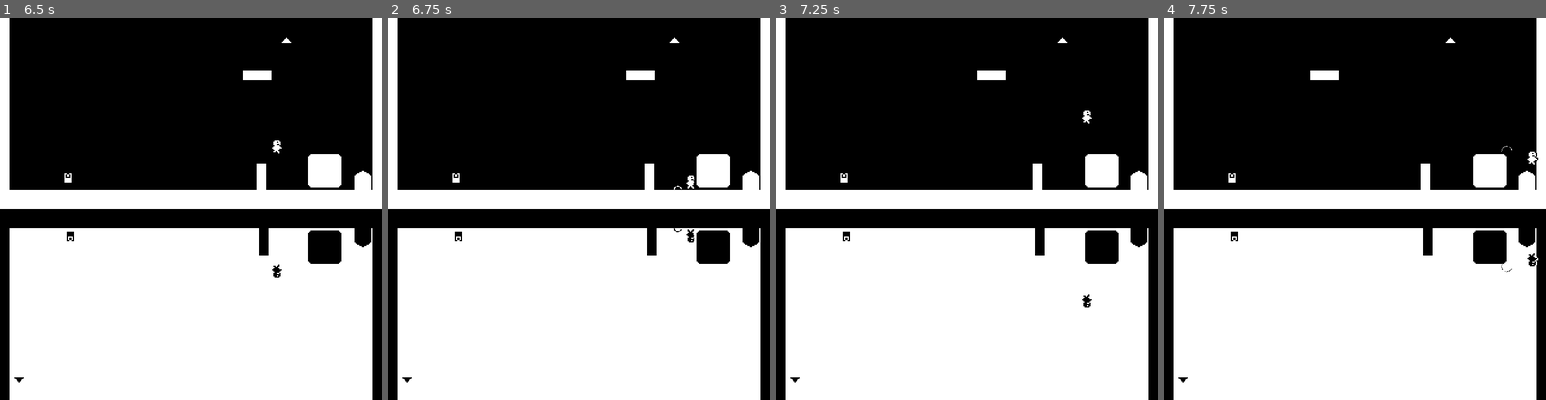
Above: before the commit, frames 1-4 (left to right).
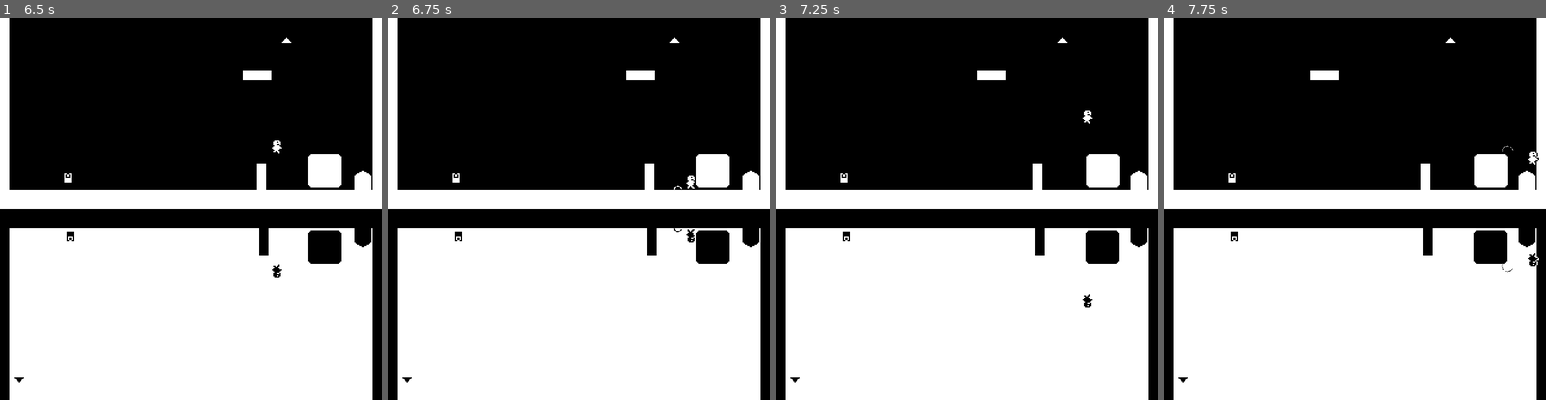
Above: after the commit, the same moments.

Repository: brianhall1313/Me-and-My-Shadow
Game: Godot game, scene res://Scenes/level_test.tscn
Two runs of this game, one before a commit and one after it. Both use one fixed random seed, a clock stepped at 60 frames per second and the inputs below. This scene is started directly instead of the project's main scene.
Inputs:
- Up to frame 1 (6.5 s): hold Right (move_right) 0.53-2.03 s; tap Up (interact) at 0.6, 1.55, 2.1, 2.85, 4.35, 5.1, 6.05 s; tap Space (jump) at 0.77, 0.8, 1.07, 1.35, 1.52, 1.82, 2.3, 3.02, 3.32, 3.5, 3.6, 3.77, 4.07, 4.52, 4.82, 5.3, 5.85, 6.02, 6.32 s; tap Enter at 1.25 s; hold Left (move_left) 2.03-4.28 s; hold Right (move_right) from 4.28 s (still down)
- Up to frame 2 (6.75 s): keep holding Right (move_right); tap Up (interact) at 6.6 s
- Up to frame 3 (7.25 s): keep holding Right (move_right); tap Space (jump) at 6.77, 6.8, 7.07 s
- Up to frame 4 (7.75 s): keep holding Right (move_right); tap Enter at 7.25 s; tap Up (interact) at 7.35 s; tap Space (jump) at 7.52 s

Frame 1 is identical in both runs. In frame 2, less than 0.1% of the frame differs, in the area x 80-90%, y 35-65%; in frame 3, 0.1%; in frame 4, 0.1%, in the area x 80-99%, y 33-67%.

Commit message:
added clicking sound effects for switches

Diff:
--- a/Resources/Audio_Controller.gd
+++ b/Resources/Audio_Controller.gd
@@ -1,10 +1,13 @@
 extends Node
-@onready var bgm = $BGM
-@onready var jump = $Jump
-@onready var damage = $Damage
-@onready var key_pickup = $Key_Pickup
-@onready var descent = $Descent
-@onready var landing = $Landing
+@onready var bgm: AudioStreamPlayer = $BGM
+@onready var jump: AudioStreamPlayer = $Jump
+@onready var damage: AudioStreamPlayer = $Damage
+@onready var key_pickup: AudioStreamPlayer = $Key_Pickup
+@onready var descent: AudioStreamPlayer = $Descent
+@onready var landing: AudioStreamPlayer = $Landing
+@onready var click_on: AudioStreamPlayer = $Click_On
+@onready var click_off: AudioStreamPlayer = $Click_Off
+
 
 
 # Called when the node enters the scene tree for the first time.
--- a/Resources/audio_controller.tscn
+++ b/Resources/audio_controller.tscn
@@ -7,6 +7,8 @@
 [ext_resource type="AudioStream" uid="uid://cjko072spdlvt" path="res://Audio/seKey_pickup.wav" id="5_udlvg"]
 [ext_resource type="AudioStream" uid="uid://dgr4j41fqfv1p" path="res://Audio/sedescent.wav" id="6_1rm58"]
 [ext_resource type="AudioStream" uid="uid://c8bqup8lvywmi" path="res://Audio/se_landing.wav" id="7_hpqan"]
+[ext_resource type="AudioStream" uid="uid://csiijlkdo82e6" path="res://Audio/click1.ogg" id="8_4o6kn"]
+[ext_resource type="AudioStream" uid="uid://cdfdnrie4ok7m" path="res://Audio/click2.ogg" id="9_sxq3l"]
 
 [node name="Audio_Controller" type="Node"]
 process_mode = 3
@@ -31,3 +33,9 @@
 
 [node name="Landing" type="AudioStreamPlayer" parent="."]
 stream = ExtResource("7_hpqan")
+
+[node name="Click_On" type="AudioStreamPlayer" parent="."]
+stream = ExtResource("8_4o6kn")
+
+[node name="Click_Off" type="AudioStreamPlayer" parent="."]
+stream = ExtResource("9_sxq3l")
--- a/Scenes/level_test.tscn
+++ b/Scenes/level_test.tscn
@@ -86,12 +86,6 @@
 [node name="white_door" parent="." instance=ExtResource("4_6j7ia")]
 position = Vector2(304, 136)
 
-[node name="shadow" parent="." instance=ExtResource("5_k2yt2")]
-position = Vector2(16, 184)
-
-[node name="player" parent="." instance=ExtResource("6_ytqg6")]
-position = Vector2(16, 136)
-
 [node name="black_spike" parent="." instance=ExtResource("7_7cmja")]
 position = Vector2(16, 312)
 
@@ -175,5 +169,11 @@
 position = Vector2(59, 183)
 wall = NodePath("../toggle_wall_black")
 
+[node name="shadow" parent="." instance=ExtResource("5_k2yt2")]
+position = Vector2(16, 184)
+
+[node name="player" parent="." instance=ExtResource("6_ytqg6")]
+position = Vector2(16, 136)
+
 [connection signal="button_up" from="pause_menu/VBoxContainer/VBoxContainer/continue" to="." method="close_pause"]
 [connection signal="button_up" from="pause_menu/VBoxContainer/VBoxContainer/quit_to_main" to="." method="_on_quit_to_main_button_up"]
--- a/Scenes/switch.gd
+++ b/Scenes/switch.gd
@@ -12,21 +12,21 @@
 		if Input.is_action_just_pressed("interact"):
 			if flipped:
 				$switch_sprite.flip_v = not $switch_sprite.flip_v
+				AudioController.click_off.play()
 				flipped=false
 				wall.reappear()
 			else:
 				$switch_sprite.flip_v = not $switch_sprite.flip_v
+				AudioController.click_on.play()
 				flipped=true
 				wall.disappear()
 
 
 func _on_body_entered(body: Node2D) -> void:
 	if body.is_in_group("player"):
-		print("entered")
 		flipable = true
 
 
 func _on_body_exited(body: Node2D) -> void:
 	if body.is_in_group("player"):
-		print("exited")
 		flipable = false
Not shown, added: Audio/click1.ogg.import
Not shown, added: Audio/click2.ogg.import
Not shown: 1 places in Resources/audio_controller.tscn that only renumber resources
Not shown, added: Audio/click1.ogg
Not shown, added: Audio/click2.ogg
